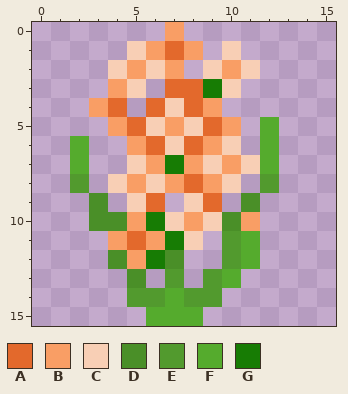
Pixel-art sprite, stored at .mcreator/modElementThumbnails/OrangeHyacinth.png. This is how it looked before the edit.
The file is 32x32 pixels, drawn in blocks of 2x2; one block is one cell here.
Palette (. is transparent): A #e3692c  B #f99e65  C #f8cfb5  D #4a8f28  E #529a2e  F #55ab2d  G #177c04
Now the later version:
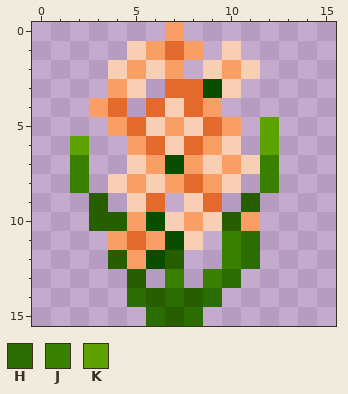
Colours new in this view: H #2b6d03  J #3a8000  K #5ea200
Difference:
colour D: #4a8f28 -> #265e00
colour G: #177c04 -> #094d00
Changed rows in their new state; - is a pixel that keeps its letter.
first column x 2:
 5 ----------K
 6 K---------K
 7 J---------J
 8 J---------J
11 --------JH-
12 --------JH-
13 -----J-JH--
14 ---HDHDH---
15 ----HDH----
Where, in picture pixels (left, top, right, bottom), the same in both pictures:
changed: (70, 79, 279, 326)
